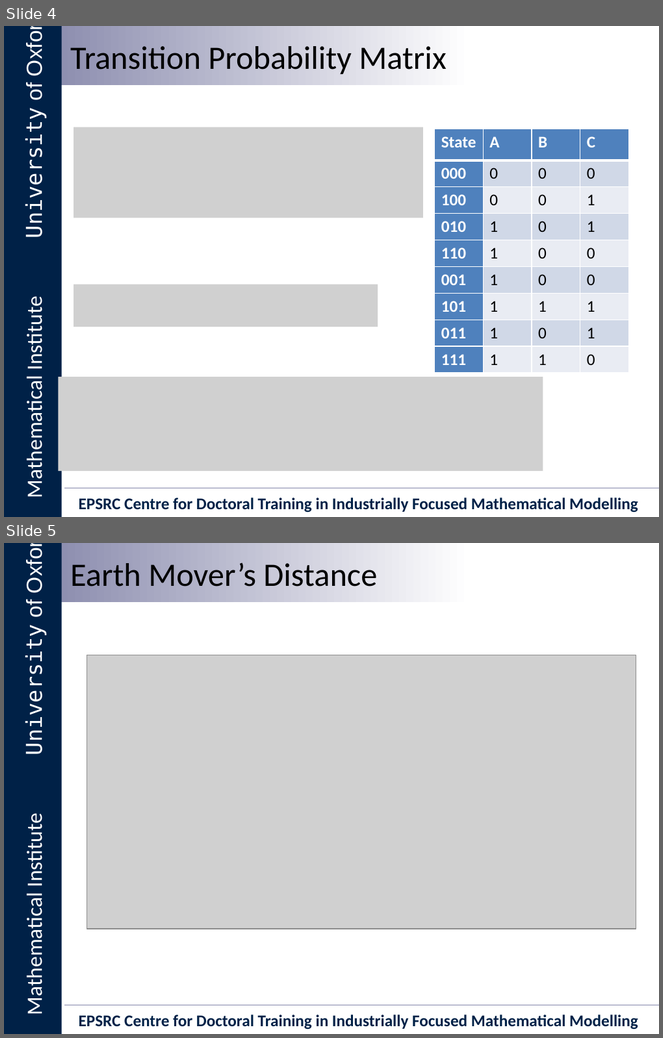
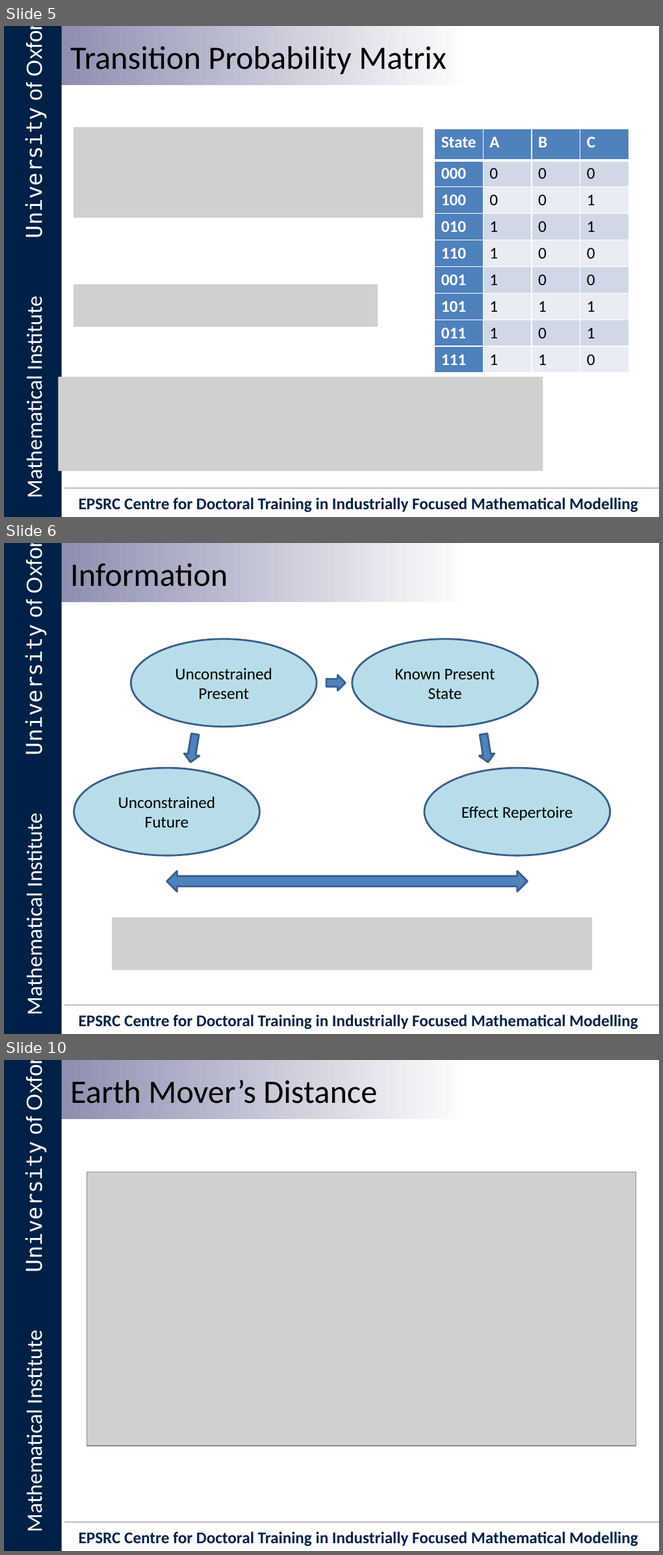
Before and after one commit to Ectheleon/IIT-Mini-Project, a slide deck: Writeup/Presentation/Integrated Information Theory for Organisational Consciousness.pptx. Shown one above the other, each under a label of ours: slides 4 and 5 before the commit, slides 5, 6 and 10 after it; the slides between them are not shown. The pictures are 663x1038 and 663x1555 pixels, drawn with LibreOffice and Linux fonts; fonts in the diff are those of the drawing; grey boxes stand for pictures; background and template pictures are left out. Boxes give left, top, right and bottom in pixels: in the first picture for what was removed or moved away, otherwise in the second. Text is boxed around its words. In the diff, an @@ line names an element or a change of style, - is before the commit and + after.

```diff
--- a/Writeup/Presentation/Integrated Information Theory for Organisational Consciousness.pptx
+++ b/Writeup/Presentation/Integrated Information Theory for Organisational Consciousness.pptx
@@ slide 6 added at (x1=4, y1=543, x2=659, y2=1034), background #FFFFFF; not listed: 6 template elements that a slide beside it also shows @@
@@ text added at (x1=70, y1=563, x2=228, y2=587), 36 pt, text #000000 @@
+Information
@@ ellipse added at (x1=131, y1=639, x2=317, y2=727), fill #B7DEE8, outline #3A5F8C 2 pt, 18 pt, text #000000 @@
+Unconstrained Present
@@ ellipse added at (x1=352, y1=639, x2=538, y2=727), fill #B7DEE8, outline #3A5F8C 2 pt, 18 pt, text #000000 @@
+Known Present State
@@ right arrow added at (x1=326, y1=676, x2=345, y2=691), fill #4F81BD, outline #3A5F8C 2 pt @@
@@ right arrow added at (x1=183, y1=733, x2=203, y2=764), fill #4F81BD, outline #3A5F8C 2 pt @@
@@ right arrow added at (x1=476, y1=733, x2=496, y2=764), fill #4F81BD, outline #3A5F8C 2 pt @@
@@ ellipse added at (x1=74, y1=769, x2=259, y2=856), fill #B7DEE8, outline #3A5F8C 2 pt, 18 pt, text #000000 @@
+Unconstrained Future
@@ ellipse added at (x1=425, y1=769, x2=610, y2=856), fill #B7DEE8, outline #3A5F8C 2 pt, 18 pt, text #000000 @@
+Effect Repertoire
@@ left right arrow added at (x1=166, y1=871, x2=527, y2=891), fill #4F81BD, outline #3A5F8C 2 pt @@
@@ picture added at (x1=112, y1=918, x2=592, y2=971) @@
@@ what was slide 4 is now slide 5 @@
@@ what was slide 5 is now slide 10 @@
```
Also in this commit, not shown: 2 slides changed, 4 other slides added.
